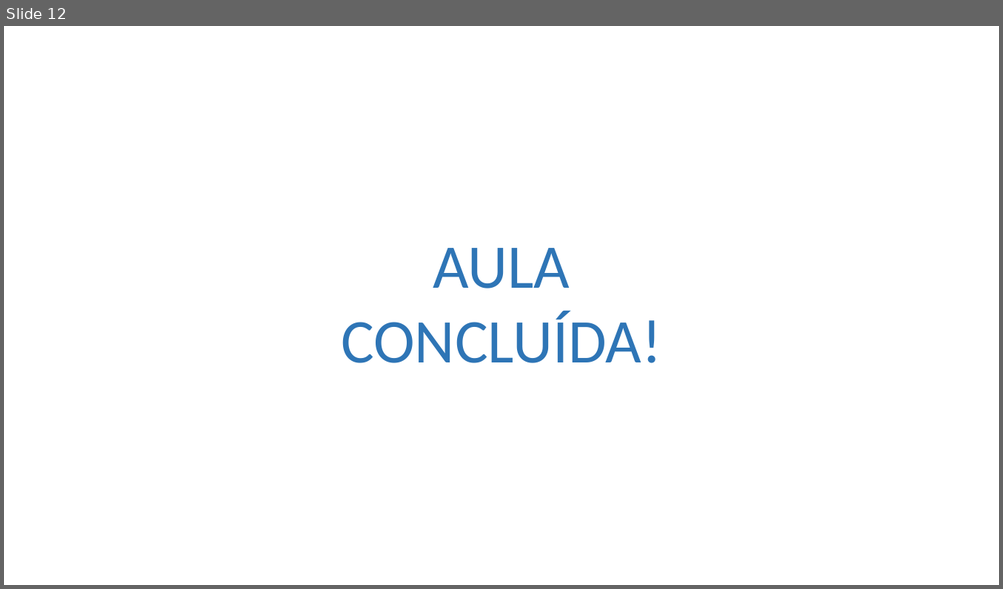
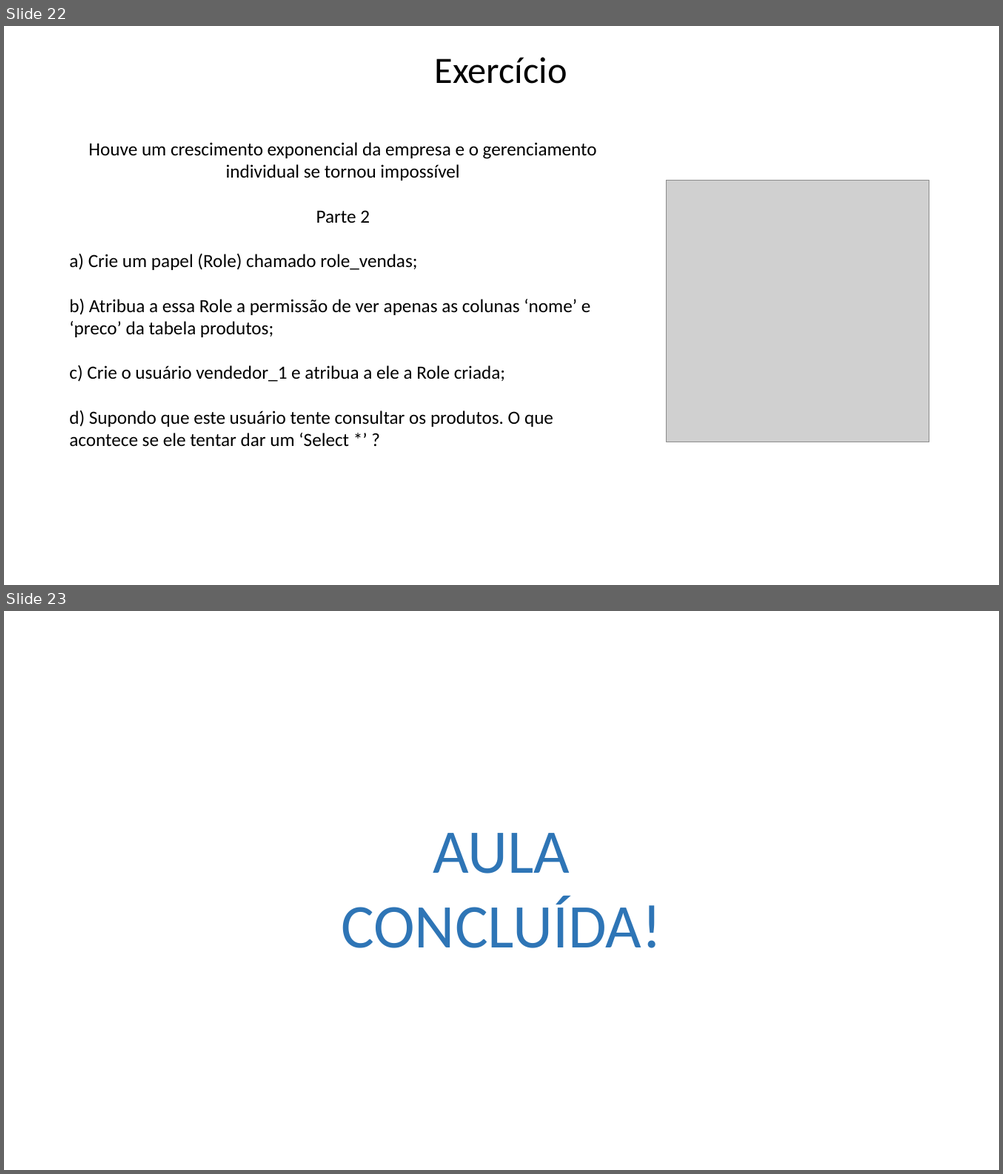
Before and after one commit to Felipe-Tagawa/C07-Monitoria, a slide deck: Aula 06/ComandosDCL.pptx. Shown one above the other, each under a label of ours: slide 12 before the commit, slides 22 and 23 after it. The pictures are 1003x589 and 1003x1174 pixels, drawn with LibreOffice and Linux fonts; fonts in the diff are those of the drawing; grey boxes stand for pictures; background and template pictures are left out. Boxes give left, top, right and bottom in pixels: in the first picture for what was removed or moved away, otherwise in the second. Text is boxed around its words. In the diff, an @@ line names an element or a change of style, - is before the commit and + after.

```diff
--- a/Aula 06/ComandosDCL.pptx
+++ b/Aula 06/ComandosDCL.pptx
@@ slide 22 added at bbox=[4, 26, 999, 585], background picture (left out) @@
@@ text added at bbox=[435, 57, 567, 84], 36 pt, text #000000 @@
+Exercício
@@ text added at bbox=[69, 142, 597, 447], 18 pt, text #000000 @@
+Houve um crescimento exponencial da empresa e o gerenciamento individual se tornou impossível
+Parte 2
+a) Crie um papel (Role) chamado role_vendas;
+b) Atribua a essa Role a permissão de ver apenas as colunas ‘nome’ e ‘preco’ da tabela produtos;
+c) Crie o usuário vendedor_1 e atribua a ele a Role criada;
+d) Supondo que este usuário tente consultar os produtos. O que acontece se ele tentar dar um ‘Select *’ ?
@@ picture added at bbox=[666, 181, 929, 443] @@
@@ what was slide 12 is now slide 23 @@
```
Also in this commit, not shown: 12 other slides added, 2 slides removed, 2 other files.
